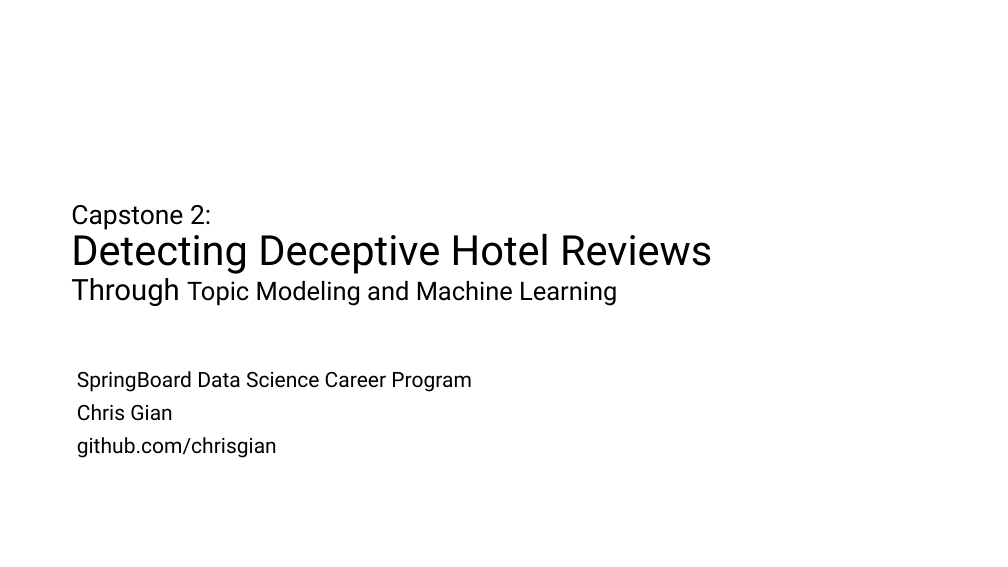
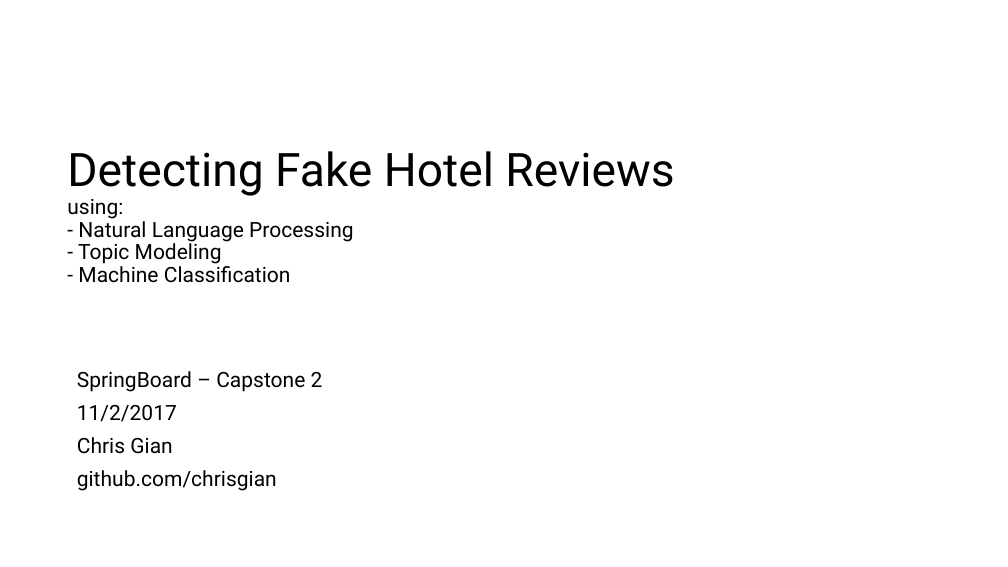
Before and after one commit to chrisgian/Capstone2-NLP-Hotel-Reviews, a slide deck: slide 1 of NLP 2 - Hotel Reviews Deliverable.pptx. Drawn at 1008x567 pixels with LibreOffice and Linux fonts; fonts in the diff are those of the drawing. Boxes give left, top, right and bottom in pixels: in the first picture for what was removed or moved away, otherwise in the second. Text is boxed around its words. In the diff, an @@ line names an element or a change of style, - is before the commit and + after.

```diff
--- a/NLP 2 - Hotel Reviews Deliverable.pptx
+++ b/NLP 2 - Hotel Reviews Deliverable.pptx
@@ title at [67,151,674,283]: text changed; size 24.3 to 20 pt @@
-Capstone 2:
-Detecting Deceptive Hotel Reviews
-Through Topic Modeling and Machine Learning
+Detecting Fake Hotel Reviews
+using:
+- Natural Language Processing
+- Topic Modeling
+- Machine Classification
@@ text at [77,371,323,422]: text changed @@
-SpringBoard Data Science Career Program
+SpringBoard – Capstone 2
+11/2/2017
```
Also in this commit, not shown: 10 other slides changed, 5 slides added, 9 slides removed, 1 other file.
